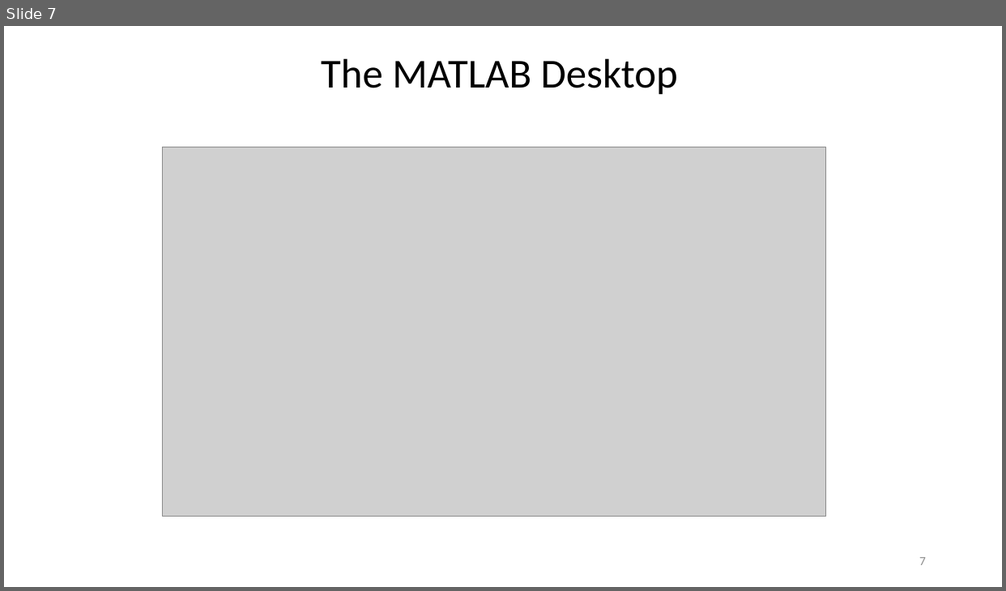
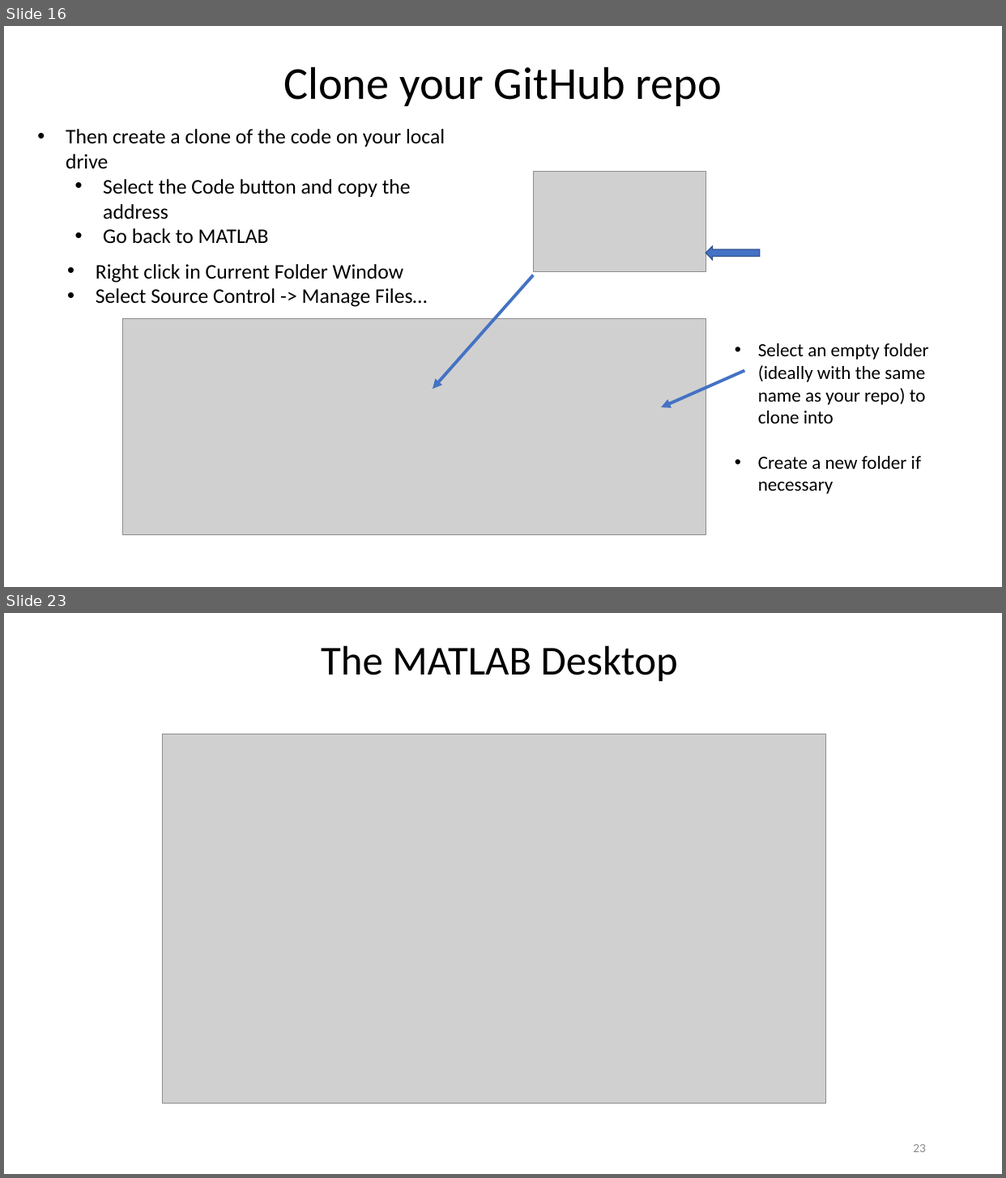
Before and after one commit to louisepb/Nottingham_Workshop, a slide deck: InstructorMaterials/Best Practices for Software Development using MATLAB.pptx. Shown one above the other, each under a label of ours: slide 7 before the commit, slides 16 and 23 after it; the slides between them are not shown. The pictures are 1006x591 and 1006x1178 pixels, drawn with LibreOffice and Linux fonts; fonts in the diff are those of the drawing; grey boxes stand for pictures. Boxes give left, top, right and bottom in pixels: in the first picture for what was removed or moved away, otherwise in the second. Text is boxed around its words. In the diff, an @@ line names an element or a change of style, - is before the commit and + after.

```diff
--- a/InstructorMaterials/Best Practices for Software Development using MATLAB.pptx
+++ b/InstructorMaterials/Best Practices for Software Development using MATLAB.pptx
@@ slide 16 added at [4,26,1002,587], background #FFFFFF @@
@@ title added at [283,66,722,106], 44 pt, text #000000 @@
+Clone your GitHub repo
@@ text added at [66,129,445,243], 20 pt, text #000000 @@
+• Then create a clone of the code on your local drive
+  • Select the Code button and copy the address
+  • Go back to MATLAB
@@ picture added at [533,171,705,271] @@
@@ text added at [96,264,427,307], 20 pt, text #000000 @@
+  • Right click in Current Folder Window
+  • Select Source Control -> Manage Files…
@@ left arrow added at [705,246,760,259], fill #4472C4, outline #325491 1 pt @@
@@ arrow added from (533, 275) to (433, 389), #4472C4 3 pt @@
@@ picture added at [123,318,706,535] @@
@@ text added at [758,344,929,494], 18 pt, text #000000 @@
+• Select an empty folder (ideally with the same name as your repo) to clone into
+• Create a new folder if necessary
@@ arrow added from (745, 371) to (661, 408), #4472C4 3 pt @@
@@ what was slide 7 is now slide 23 @@
@@ page number at [913,1144,926,1152]: text changed @@
-7
+23
```
Also in this commit, not shown: 3 slides changed, 17 other slides added, 2 slides removed, 2 other files.
